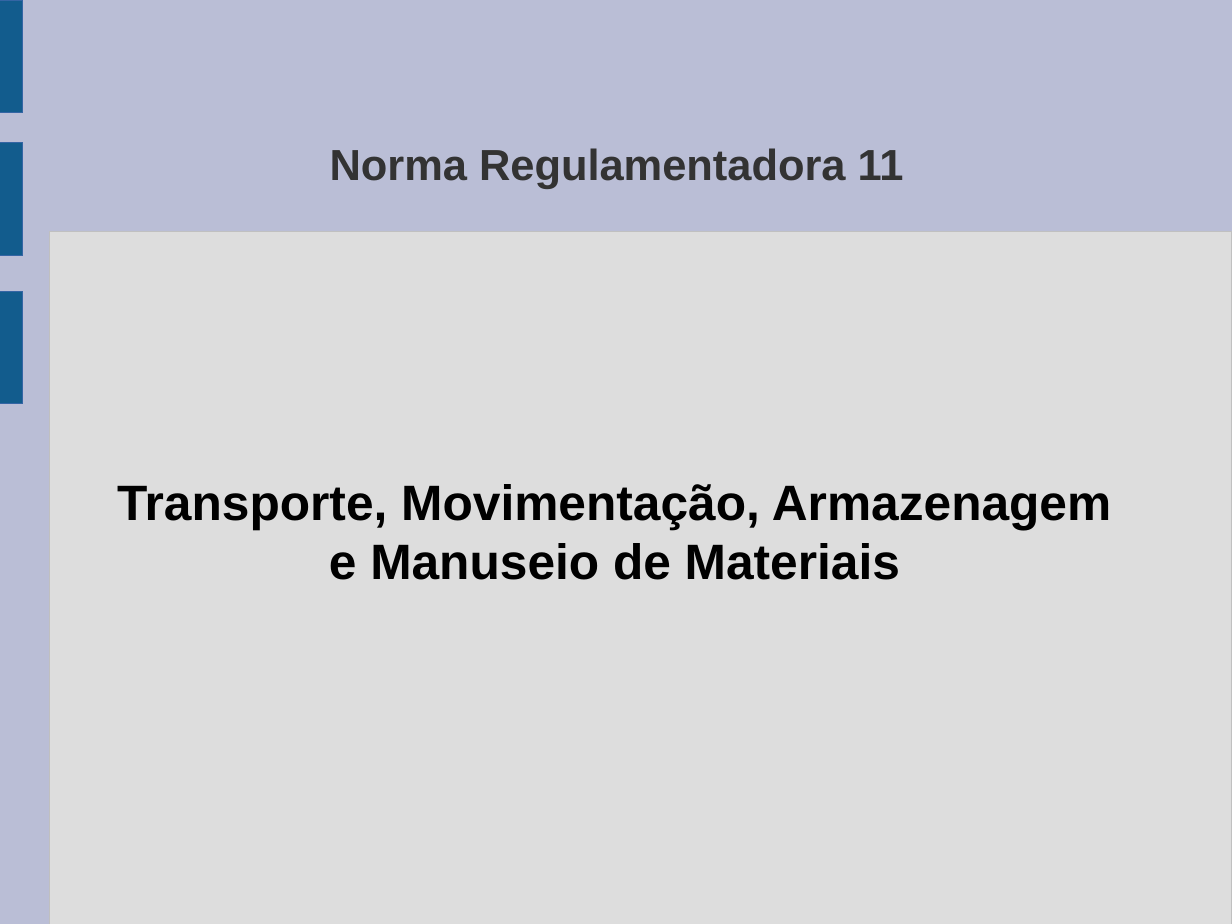
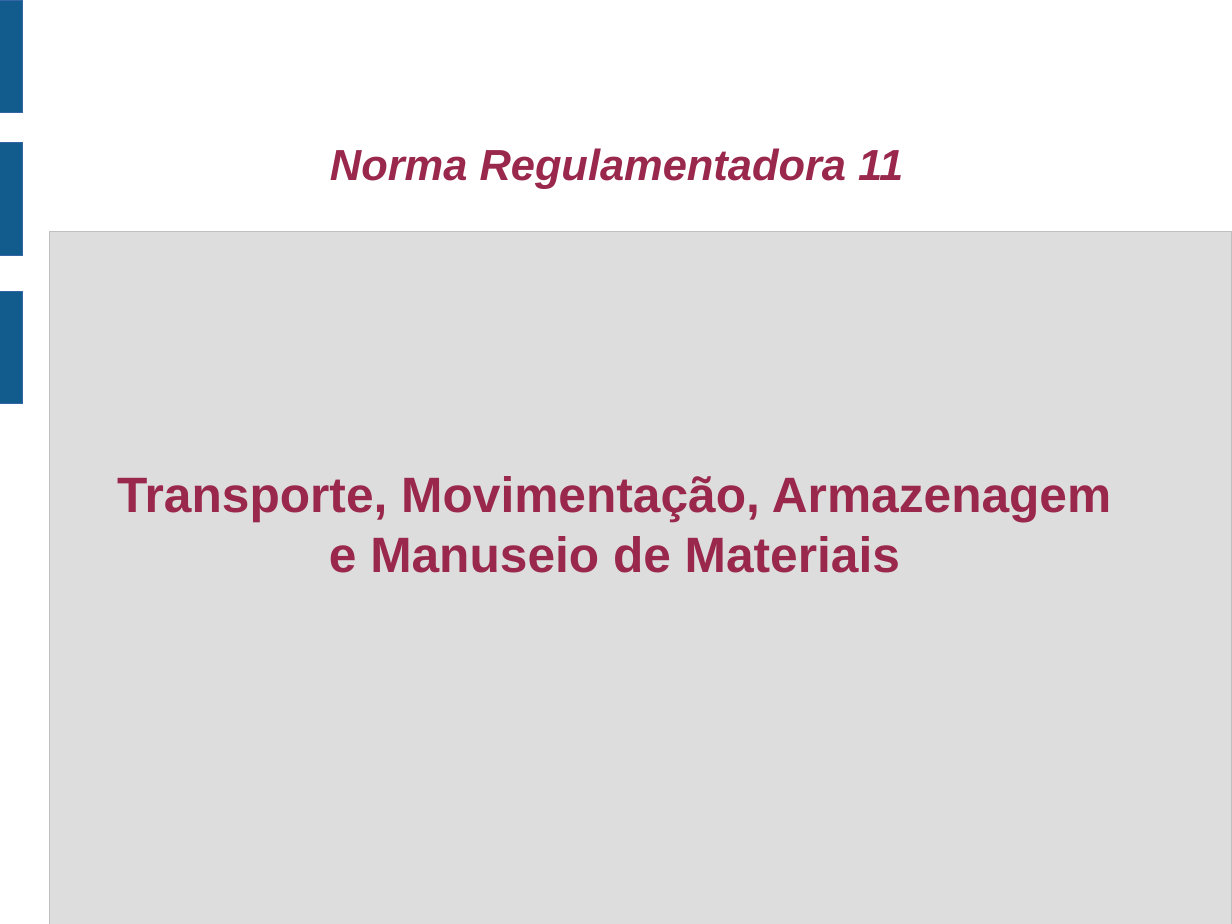
Before and after one commit to jharbes/SEGURANCA-INDUSTRIAL, a slide deck: slide 1 of material_NR11/apresentacaoNR11.odp. Drawn at 1232x924 pixels with LibreOffice and Linux fonts; fonts in the diff are those of the drawing. Boxes give left, top, right and bottom in pixels: in the first picture for what was removed or moved away, otherwise in the second. Text is boxed around its words. In the diff, an @@ line names an element or a change of style, - is before the commit and + after.

```diff
--- a/material_NR11/apresentacaoNR11.odp
+++ b/material_NR11/apresentacaoNR11.odp
@@ background #BABED6 to #FFFFFF @@
@@ title "Norma Regulamentadora 11" at bbox=[330, 148, 903, 189]: text colour #333333 to #99284C, italic on @@
@@ subtitle "Transporte, Movimentação, Armazenagem e Manuseio ..." at bbox=[117, 476, 1111, 573]: text colour #000000 to #99284C @@
```
Also in this commit, not shown: 6 other slides changed, 2 slides added, 1 slide removed, 2 other files.
